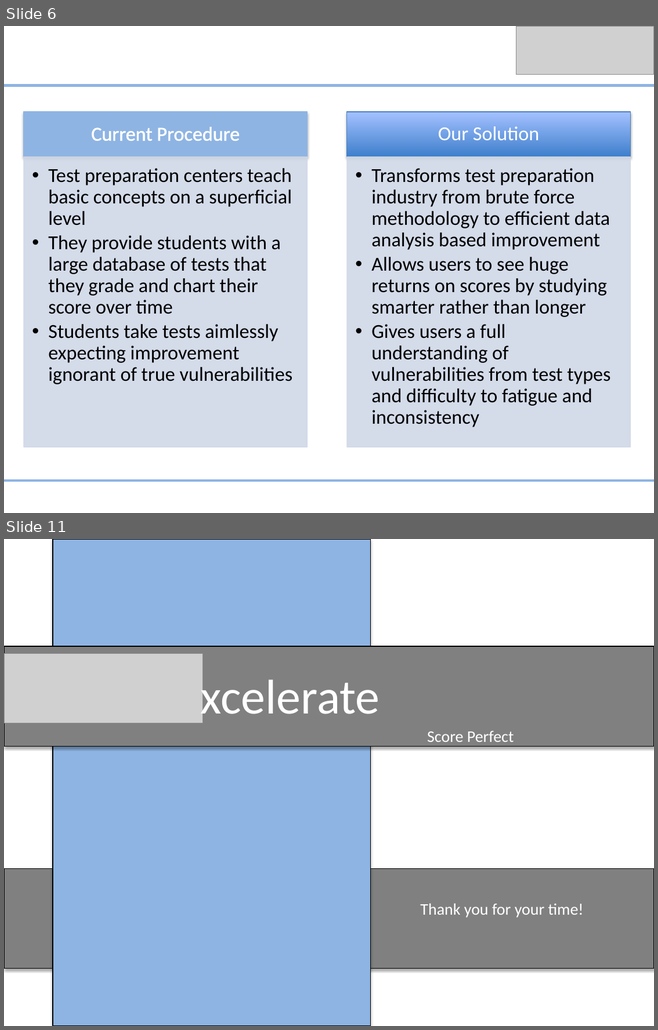
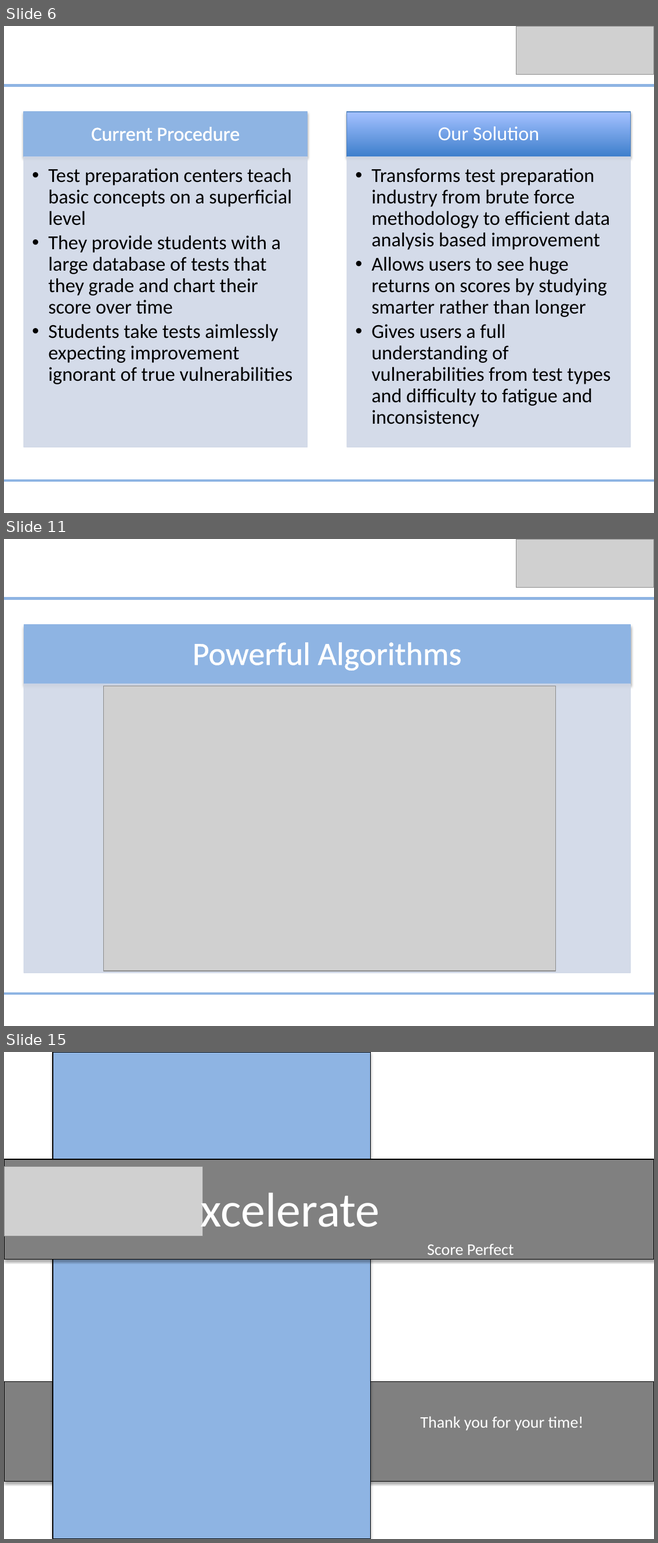
Before and after one commit to av8ramit/excelerate, a slide deck: Documents/Business Plan.pptx. Shown one above the other, each under a label of ours: slides 6 and 11 before the commit, slides 6, 11 and 15 after it; the slides between them are not shown. The pictures are 658x1030 and 658x1543 pixels, drawn with LibreOffice and Linux fonts; fonts in the diff are those of the drawing; grey boxes stand for pictures. Boxes give left, top, right and bottom in pixels: in the first picture for what was removed or moved away, otherwise in the second. Text is boxed around its words. In the diff, an @@ line names an element or a change of style, - is before the commit and + after.

```diff
--- a/Documents/Business Plan.pptx
+++ b/Documents/Business Plan.pptx
@@ slide 11 added at bbox=[4, 539, 654, 1026], background #FFFFFF @@
@@ picture added at bbox=[516, 539, 654, 587] @@
@@ line added from (4, 599) to (654, 599), #8EB4E3 3 pt @@
@@ rectangle added at bbox=[24, 625, 630, 684], fill #8EB4E3, outline #8EB4E3 0.75 pt @@
@@ text added at bbox=[192, 642, 462, 671], 36 pt, text #FFFFFF @@
+Powerful Algorithms
@@ rectangle added at bbox=[24, 684, 630, 973], fill #D0D8E8 at 90% opacity, outline #D0D8E8 0.75 pt @@
@@ picture added at bbox=[103, 686, 555, 971] @@
@@ line added from (4, 994) to (654, 994), #8EB4E3 3 pt @@
@@ what was slide 11 is now slide 15 @@
```
Also in this commit, not shown: 4 slides changed, 4 other slides added, 1 slide removed, 2 other files.
